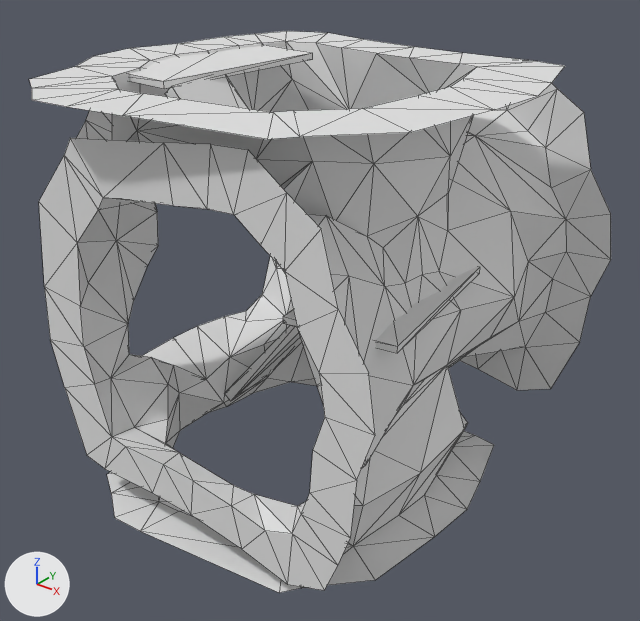
Two versions of the glTF model Rogue-Robots/Assets/Models/ModularBlocks/5NoSideConnector_Col.gltf, one commit apart.
Before and after are seen from a 50 mm camera at (6.1, -7.76, 6.84) aimed at (0.11, -0.28, 2.2). The axes (+X, +Y, +Z) are drawn at lower left. The lights are the same throughout. Mesh edges are drawn as thin lines. Vertices at the same position are counted once.

In view in the first picture: '5NoSideConnector_Col'.
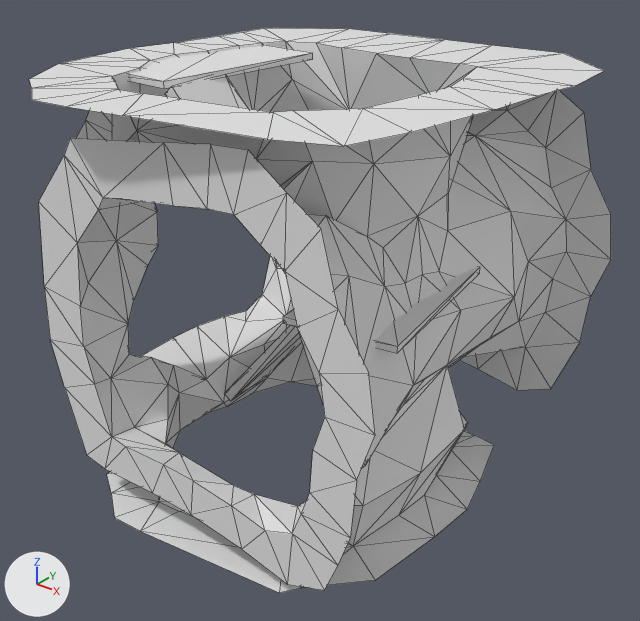
What differs and where, as boxes (x1, y1, x2, y2) in the pictures (640 x 621 px; the box of a moved part takes in the faces that stretch with it):
'5NoSideConnector_Col', reshaped
    before: (29, 31, 611, 593)
    after: (29, 28, 611, 593)
part 1 of me_scene_141, moved or reshaped
    before: (132, 31, 564, 96)
    after: (132, 28, 604, 96)
part 2 of me_scene_141, moved or reshaped
    before: (32, 56, 150, 79)
    after: (30, 56, 150, 79)
part 3 of me_scene_141, moved or reshaped
    before: (267, 108, 410, 139)
    after: (267, 108, 411, 146)

Patch to the scene script:
```diff
--- a/Rogue-Robots/Assets/Models/ModularBlocks/5NoSideConnector_Col.gltf.py
+++ b/Rogue-Robots/Assets/Models/ModularBlocks/5NoSideConnector_Col.gltf.py
@@ me_scene_141 @@
 me_scene_141.from_pydata(...)  # 389 vertices, 655 faces; spans x -2.66..2.53, y -2.96..2.5, z 0.0..5.0
 # used by ob_5nosideconnector_col; location = (0.0, 0.0, 0.0)
-me_scene_141.vertices[294].co = (2.25, 0.8, 5.0)  # pixel (551, 82)
-me_scene_141.vertices[296].co = (-2.46, 0.09, 5.0)  # pixel (177, 43)
-me_scene_141.vertices[302].co = (-2.4, 0.82, 5.0)  # pixel (222, 36)
-me_scene_141.vertices[304].co = (1.61, 1.79, 5.0)  # pixel (537, 61)
-me_scene_141.vertices[310].co = (0.67, 1.73, 5.0)  # pixel (462, 52)
-me_scene_141.vertices[316].co = (-0.84, 1.81, 5.0)  # pixel (363, 39)
-me_scene_141.vertices[323].co = (-0.02, 1.73, 5.0)  # pixel (414, 46)
-me_scene_141.vertices[325].co = (-1.53, 1.94, 5.0)  # pixel (327, 32)
-me_scene_141.vertices[335].co = (1.96, 1.73, 5.0)  # pixel (565, 65)
-me_scene_141.vertices[337].co = (-2.24, 1.27, 5.0)  # pixel (254, 33)
-me_scene_141.vertices[339].co = (-2.06, 1.72, 5.0)  # pixel (286, 31)
-me_scene_141.vertices[312].co = (-2.21, -1.68, 5.0)  # pixel (74, 66)
-me_scene_141.vertices[336].co = (1.61, -2.41, 5.0)  # pixel (299, 136)
+# me_scene_141 part 1
+me_scene_141.vertices[294].co = (2.5, 0.8, 5.0)  # pixel (575, 85)
+me_scene_141.vertices[296].co = (-2.53, 0.09, 5.0)  # pixel (173, 42)
+me_scene_141.vertices[302].co = (-2.49, 0.82, 5.0)  # pixel (217, 36)
+me_scene_141.vertices[304].co = (1.61, 2.46, 5.0)  # pixel (563, 53)
+me_scene_141.vertices[310].co = (0.67, 2.43, 5.0)  # pixel (491, 45)
+me_scene_141.vertices[316].co = (-0.84, 2.42, 5.0)  # pixel (390, 33)
+me_scene_141.vertices[323].co = (-0.02, 2.43, 5.0)  # pixel (444, 39)
+me_scene_141.vertices[325].co = (-1.53, 2.41, 5.0)  # pixel (348, 28)
+me_scene_141.vertices[335].co = (2.41, 1.73, 5.0)  # pixel (604, 70)
+me_scene_141.vertices[337].co = (-2.48, 1.27, 5.0)  # pixel (241, 32)
+me_scene_141.vertices[339].co = (-2.48, 1.72, 5.0)  # pixel (263, 28)
+# me_scene_141 part 2
+me_scene_141.vertices[312].co = (-2.49, -1.68, 5.0)  # pixel (58, 63)
+# me_scene_141 part 3
+me_scene_141.vertices[336].co = (2.05, -2.41, 5.0)  # pixel (343, 146)
```
